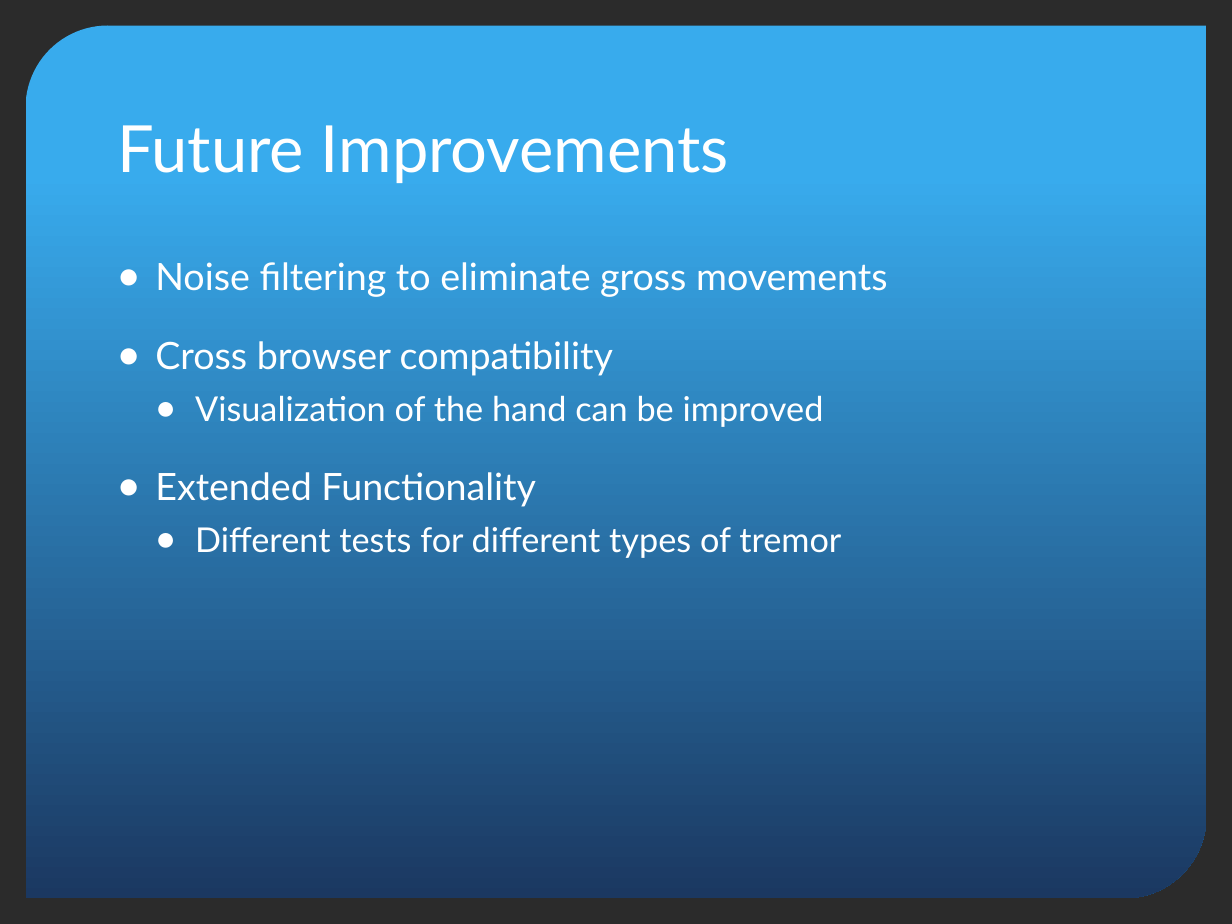
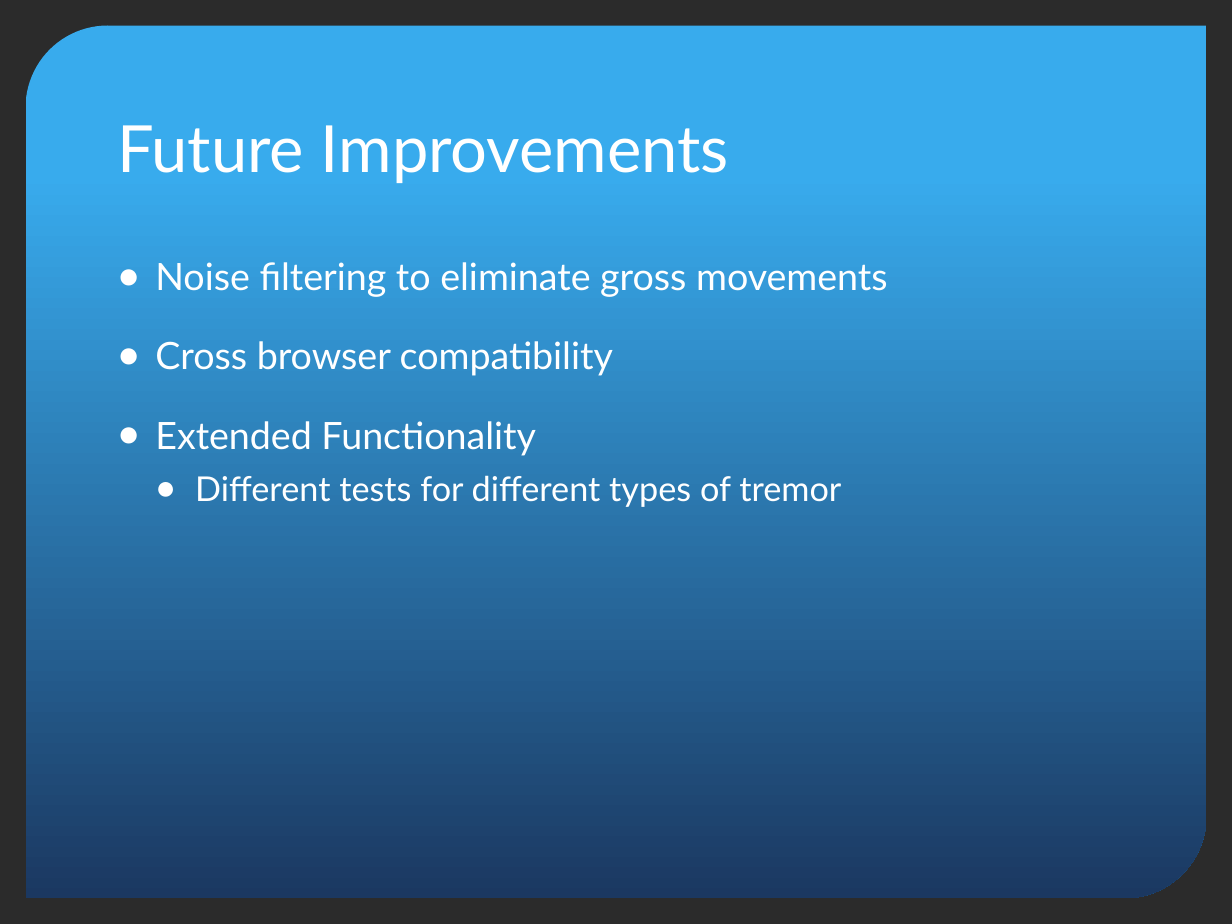
Before and after one commit to ngokylan/Leap-Motion, a slide deck: slide 9 of Presentaton slide/Final Presentation.pptx. Drawn at 1232x924 pixels with LibreOffice and Linux fonts; fonts in the diff are those of the drawing; background and template pictures are left out; a plain dark background stands for a picture behind light text. Boxes give left, top, right and bottom in pixels: in the first picture for what was removed or moved away, otherwise in the second. Text is boxed around its words. In the diff, an @@ line names an element or a change of style, - is before the commit and + after.

```diff
--- a/Presentaton slide/Final Presentation.pptx
+++ b/Presentaton slide/Final Presentation.pptx
@@ text at (195, 395, 824, 427): paragraph removed @@
-  ● Visualization of the hand can be improved
```
Also in this commit, not shown: 4 other files.
